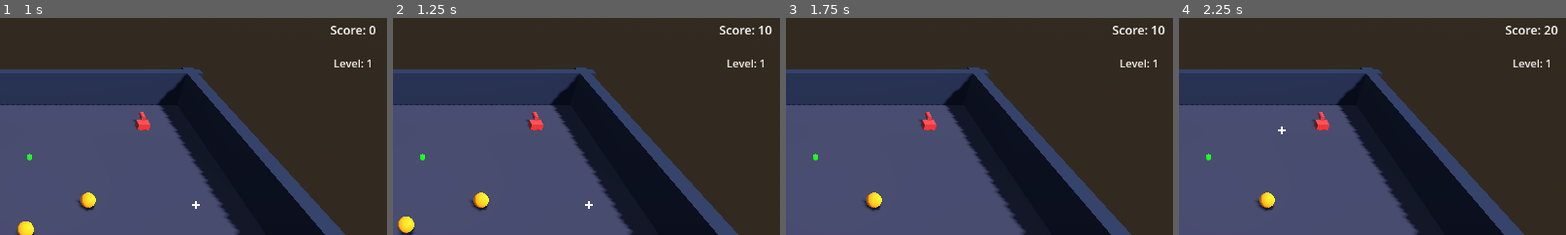
Above: before the commit, frames 1-4 (left to right).
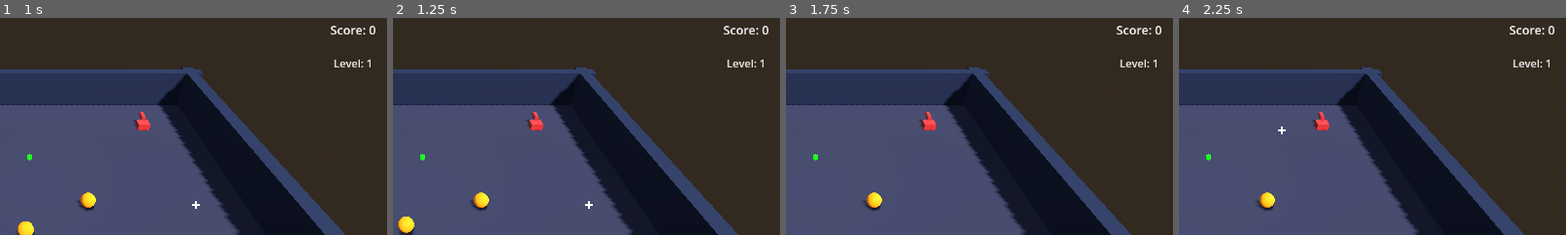
Above: after the commit, the same moments.

Repository: fcozzuto/simple-rogue-like
Game: Godot game, scene res://scenes/main.tscn
Two runs of this game, one before a commit and one after it. Both use one fixed random seed, a clock stepped at 60 frames per second and the inputs below.
Inputs (mouse positions are % of the whole screen's width and height, from its top left):
- Up to frame 1 (1 s): tap Enter at 0.5 s; move the mouse to (72, 45) at 0.52 s; hold D (move_right) from 0.53 s (still down); hold Space (dodge) from 0.53 s (still down); click (72, 45) at 0.67 s
- Up to frame 2 (1.25 s): keep holding D (move_right); keep holding Space (dodge)
- Up to frame 3 (1.75 s): move the mouse to (30, 55) at 1.27 s; release D (move_right) at 1.28 s; release Space (dodge) at 1.28 s; hold S (move_backward) from 1.28 s (still down); click (30, 55) at 1.35 s
- Up to frame 4 (2.25 s): move the mouse to (60, 28) at 2.02 s; release S (move_backward) at 2.03 s; hold D (move_right) from 2.03 s (still down); hold Right mouse button (ranged_attack) from 2.03 s (still down)
The pictures show only the part of the screen within x 46-96%, y 1-51%; the shares and areas given below are measured in that part.

Frame 1 is identical in both runs. In frame 2, 0.3% of the frame differs, in the area x 84-98%, y 3-8%; in frame 3, 0.3%; in frame 4, 0.3%.

Commit message:
Removed earning points for bare survival

Diff:
--- a/scripts/main.gd
+++ b/scripts/main.gd
@@ -25,7 +25,6 @@
 
 var current_level: int = 1
 var score: int = 0
-var survival_timer: float = 0.0
 var game_over: bool = false
 var game_won: bool = false
 var level_transition_pending: bool = false
@@ -64,16 +63,11 @@
 	reset_player_state()
 	start_level(1)
 
-func _physics_process(delta: float) -> void:
+func _physics_process(_delta: float) -> void:
 	if game_over or game_won or level_transition_pending:
 		if game_over and Input.is_action_just_pressed("restart"):
 			restart_game()
 		return
-
-	survival_timer += delta
-	if survival_timer >= 1.0:
-		survival_timer -= 1.0
-		add_score(10)
 
 	check_level_complete()
 
@@ -82,7 +76,6 @@
 	game_over = false
 	game_won = false
 	level_transition_pending = true
-	survival_timer = 0.0
 	get_tree().paused = false
 
 	call_deferred("_setup_level")
